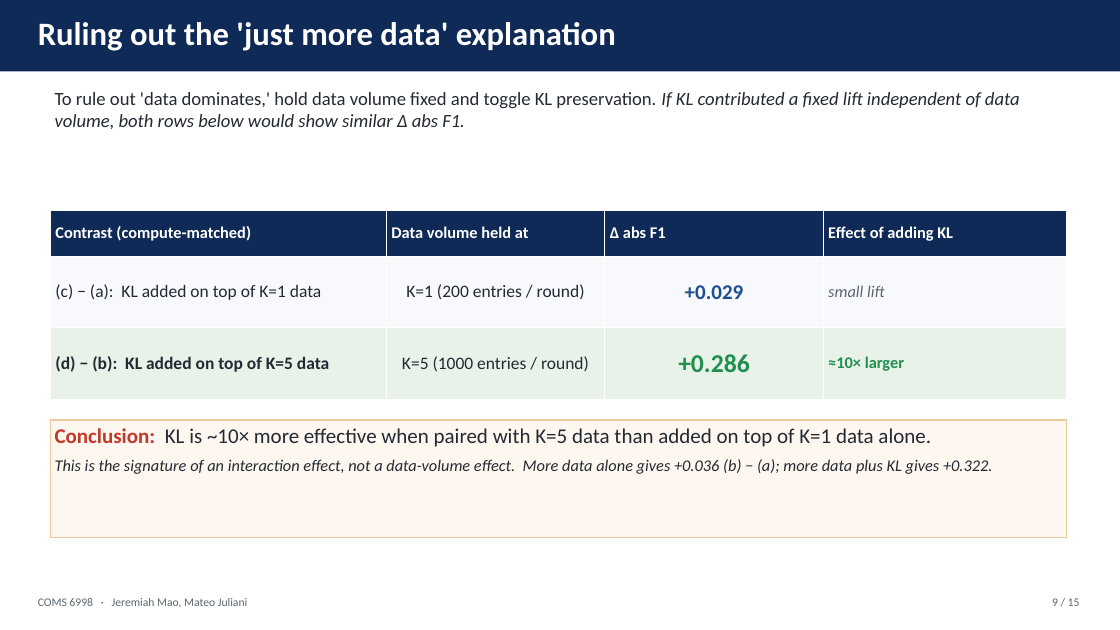
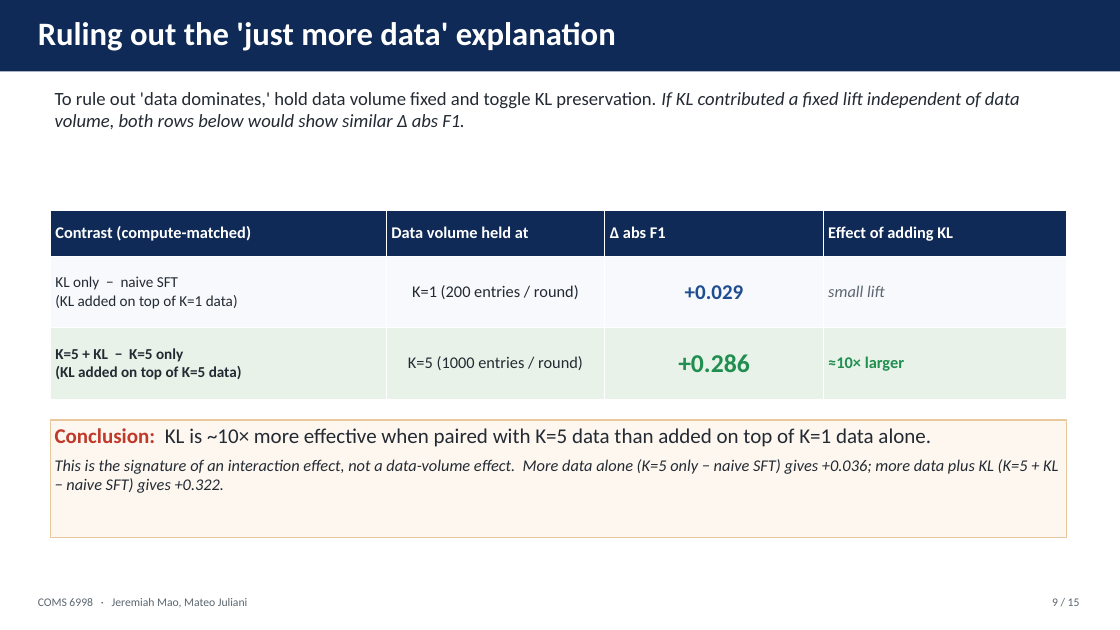
Before and after one commit to jeremiahmao/still-on-task-llm, a slide deck: slide 9 of paper_slides/synergy_deck.pptx. Drawn at 1120x630 pixels with LibreOffice and Linux fonts; fonts in the diff are those of the drawing. Boxes give left, top, right and bottom in pixels: in the first picture for what was removed or moved away, otherwise in the second. Text is boxed around its words. In the diff, an @@ line names an element or a change of style, - is before the commit and + after.

```diff
--- a/paper_slides/synergy_deck.pptx
+++ b/paper_slides/synergy_deck.pptx
@@ table at (x1=50, y1=210, x2=1067, y2=399) @@
-row 2, column 1: (c) − (a): KL added on top of K=1 data
+row 2, column 1: KL only − naive SFT (KL added on top of K=1 data)
-row 3, column 1: (d) − (b): KL added on top of K=5 data
+row 3, column 1: K=5 + KL − K=5 only (KL added on top of K=5 data)
@@ size 15 to 14 pt in "K=1 (200 entries / round)", "K=5 (1000 entries / round)" @@
@@ text in rectangle at (x1=55, y1=459, x2=1058, y2=493): text changed @@
-This is the signature of an interaction effect, not a data-volume effect. More data alone gives +0.036 (b) − (a); more data plus KL gives +0.322.
+This is the signature of an interaction effect, not a data-volume effect. More data alone (K=5 only − naive SFT) gives +0.036; more data plus KL (K=5 + KL − naive SFT) gives +0.322.
```
Also in this commit, not shown: 6 other slides changed, 1 other file.
